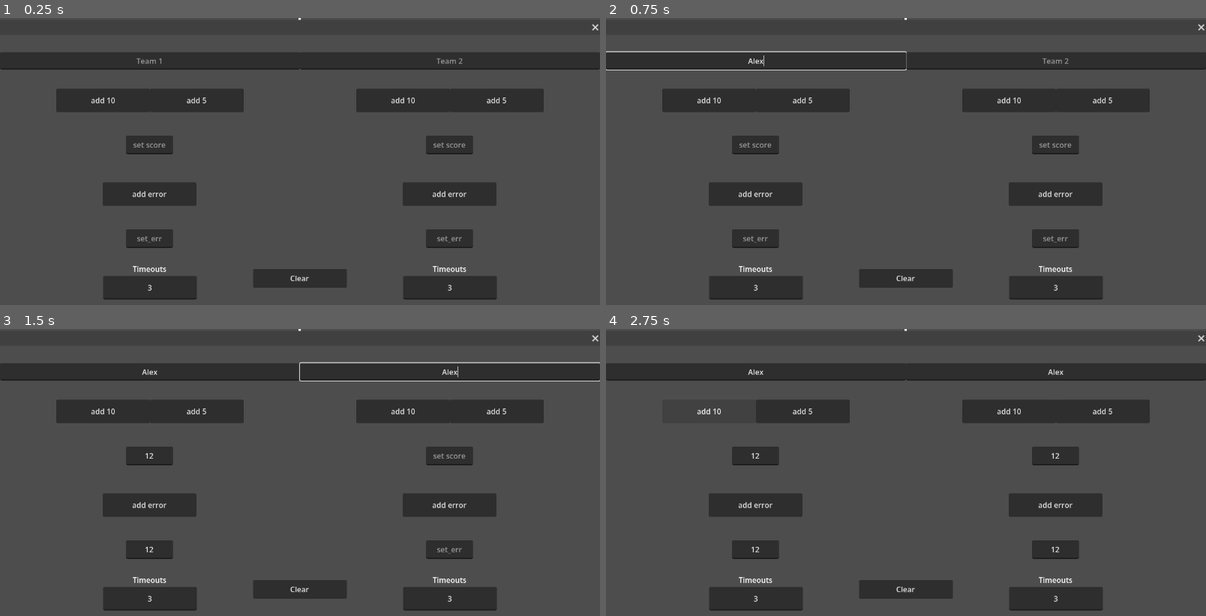
Above: before the commit, frames 1-4 (two rows, left to right).
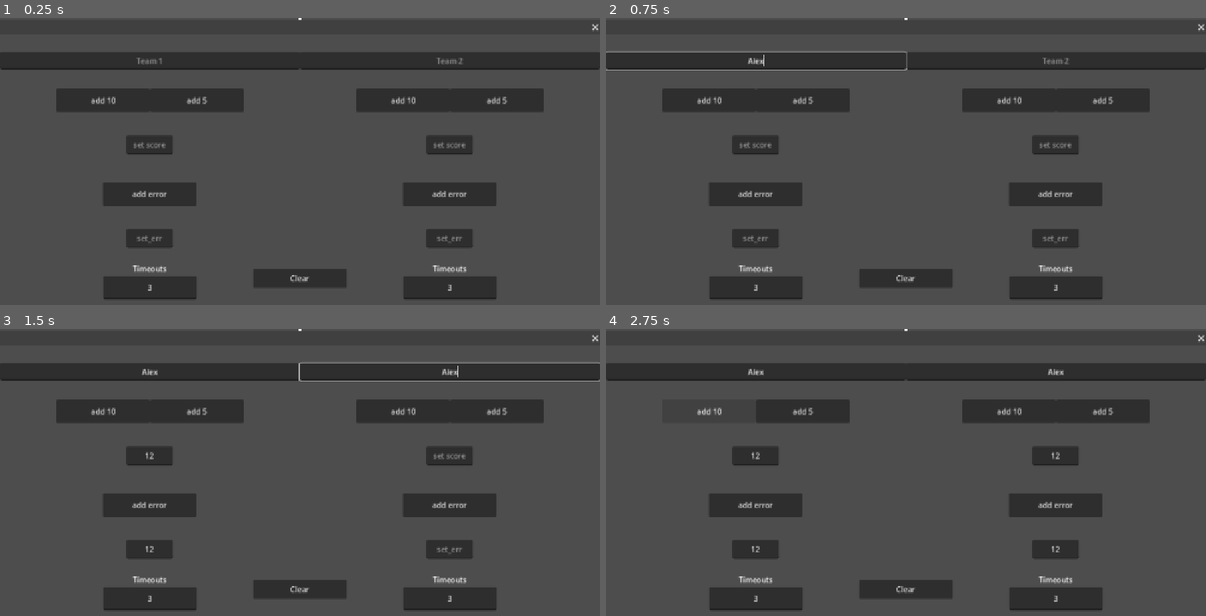
Above: after the commit, the same moments.

Repository: zukas97/quizzing-score
Game: Godot game, scene res://main.tscn
Same seed, same stepped clock (60 frames per second), same inputs: the game is played once before the commit and once after it.
Inputs (mouse positions are in pixels of both pictures, inside the frame that each line leads up to):
- Up to frame 1 (0.25 s): no input
- Up to frame 2 (0.75 s): click (756, 61) at 0.52 s; type "Alex" at 0.6 s
- Up to frame 3 (1.5 s): click (150, 455) at 0.75 s; type "12" at 0.83 s; click (150, 549) at 0.98 s; type "12" at 1.07 s; click (450, 372) at 1.27 s; type "Alex" at 1.35 s
- Up to frame 4 (2.75 s): click (1056, 455) at 1.5 s; type "12" at 1.58 s; click (1056, 549) at 1.73 s; type "12" at 1.82 s; click "add 10" at 2 s

The runs differ from the first frame. In frame 1, 0.8% of the frame differs, in the area x 0-100%, y 0-96%; in frame 2, 1.1%; in frame 3, 1.1%; in frame 4, 0.7%.

Commit message:
edit font sizes and fix clear

Diff:
--- a/main.gd
+++ b/main.gd
@@ -82,13 +82,11 @@
 	right_err = 0
 	left_score = 0
 	left_err = 0
-
-
+	$CanvasLayer/timeouts_right.set_text(str(3))
+	$CanvasLayer/timeouts_left.set_text(str(3))
 
 func _on_window_right_timeouts_set(timeouts: int) -> void:
 	$CanvasLayer/timeouts_right.set_text(str(timeouts))
-	pass # Replace with function body.
 
 func _on_window_left_timeouts_set(timeouts: int) -> void:
 	$CanvasLayer/timeouts_left.set_text(str(timeouts))
-	pass # Replace with function body.
--- a/main.tscn
+++ b/main.tscn
@@ -17,7 +17,7 @@
 border_color = Color(1, 1, 1, 1)
 
 [sub_resource type="LabelSettings" id="LabelSettings_1bvp3"]
-font_size = 24
+font_size = 48
 
 [sub_resource type="StyleBoxFlat" id="StyleBoxFlat_lquwl"]
 bg_color = Color(0.6, 0.6, 0.6, 0)
@@ -31,12 +31,15 @@
 border_width_top = 2
 
 [sub_resource type="LabelSettings" id="LabelSettings_lquwl"]
-font_size = 24
+font_size = 48
 
 [sub_resource type="StyleBoxFlat" id="StyleBoxFlat_7mycd"]
 bg_color = Color(0.6, 0.6, 0.6, 0)
 border_width_top = 2
 border_width_right = 2
+
+[sub_resource type="LabelSettings" id="LabelSettings_h2yge"]
+font_size = 32
 
 [node name="main" type="Node2D" unique_id=2085586319]
 script = ExtResource("1_ig7tw")
@@ -61,7 +64,7 @@
 [node name="score" type="Label" parent="CanvasLayer/bottom_left" unique_id=1422188612]
 layout_mode = 2
 size_flags_horizontal = 3
-theme_override_font_sizes/font_size = 128
+theme_override_font_sizes/font_size = 200
 text = "0"
 horizontal_alignment = 1
 vertical_alignment = 1
@@ -75,7 +78,7 @@
 [node name="score" type="Label" parent="CanvasLayer/bottom_right" unique_id=994916481]
 layout_mode = 2
 size_flags_horizontal = 3
-theme_override_font_sizes/font_size = 128
+theme_override_font_sizes/font_size = 200
 text = "0"
 horizontal_alignment = 1
 vertical_alignment = 1
@@ -148,6 +151,26 @@
 horizontal_alignment = 1
 vertical_alignment = 1
 
+[node name="TOL_left" type="Label" parent="CanvasLayer" unique_id=1792670676]
+offset_left = 560.0
+offset_top = 590.0
+offset_right = 640.0
+offset_bottom = 640.0
+text = "TOL"
+label_settings = SubResource("LabelSettings_h2yge")
+horizontal_alignment = 1
+vertical_alignment = 2
+
+[node name="TOL_right" type="Label" parent="CanvasLayer" unique_id=383133940]
+offset_left = 640.0
+offset_top = 590.0
+offset_right = 720.0
+offset_bottom = 640.0
+text = "TOL"
+label_settings = SubResource("LabelSettings_h2yge")
+horizontal_alignment = 1
+vertical_alignment = 2
+
 [node name="Window" parent="." unique_id=1215449383 instance=ExtResource("2_0xm2m")]
 visible = false
 
--- a/project.godot
+++ b/project.godot
@@ -16,6 +16,7 @@
 
 config/name="quizzing"
 run/main_scene="uid://b0jrfuwpesw8k"
+config/use_custom_user_dir=true
 config/features=PackedStringArray("4.6", "Forward Plus")
 config/icon="res://icon.svg"
 
@@ -24,7 +25,7 @@
 window/size/viewport_width=1280
 window/size/viewport_height=720
 window/subwindows/embed_subwindows=false
-window/stretch/mode="viewport"
+window/stretch/mode="canvas_items"
 
 [dotnet]
 
Not shown, changed: export_presets.cfg
